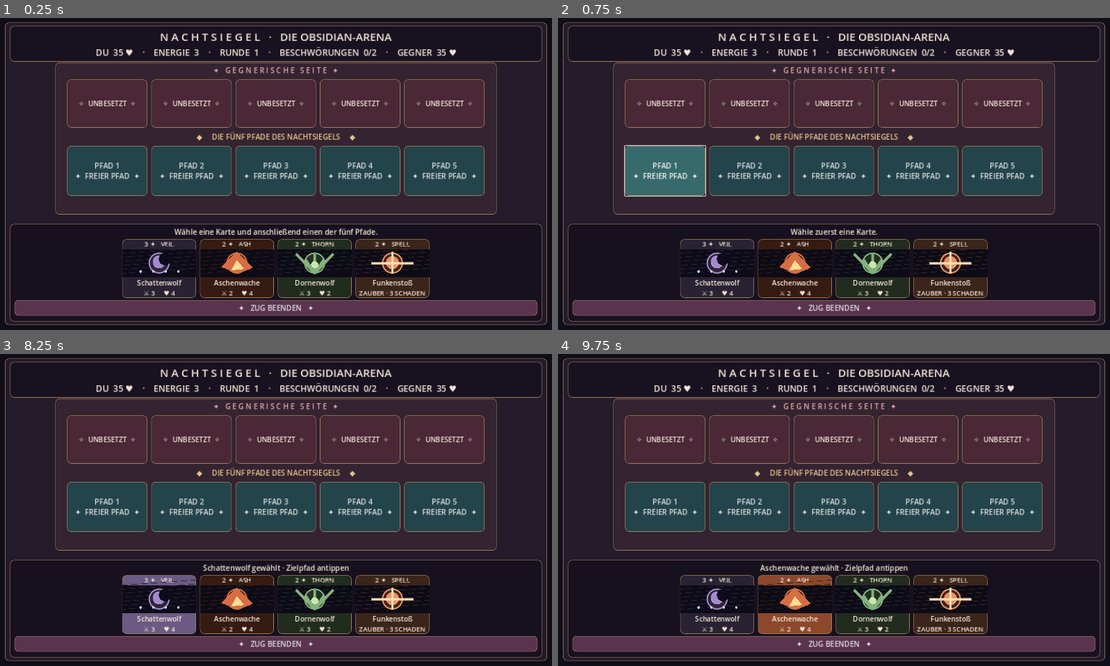
Above: before the commit, frames 1-4 (two rows, left to right).
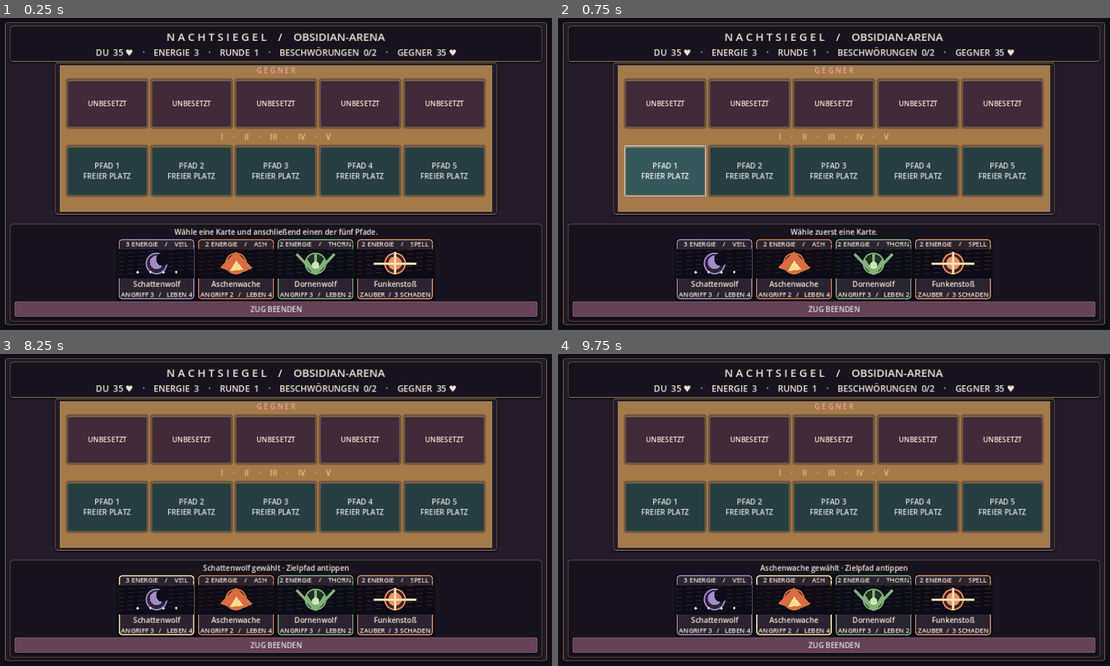
Above: after the commit, the same moments.

Repository: Jagarex-lab/nachtsiegel-app
Game: Godot game, scene res://scenes/arena.tscn
Two runs of this game, one before a commit and one after it. Both use one fixed random seed, a clock stepped at 60 frames per second and the inputs below.
Inputs (mouse positions are in pixels of both pictures, inside the frame that each line leads up to):
- Up to frame 1 (0.25 s): no input
- Up to frame 2 (0.75 s): click (662, 170) at 0.5 s, where only the run before the commit has a clickable "PFAD 1 ✦ FREIER PFAD ✦"
- Up to frame 3 (8.25 s): click (104, 506) at 1.25 s, where only the run after the commit has a clickable "PFAD 1 FREIER PLATZ"; click (193, 506) at 2 s, where only the run before the commit has a clickable "PFAD 2 ✦ FREIER PFAD ✦"; click (193, 506) at 2.75 s, where only the run after the commit has a clickable "PFAD 2 FREIER PLATZ"; click (276, 506) at 3.5 s, where only the run before the commit has a clickable "PFAD 3 ✦ FREIER PFAD ✦"; click (276, 506) at 4.25 s, where only the run after the commit has a clickable "PFAD 3 FREIER PLATZ"; click (358, 506) at 5 s, where only the run before the commit has a clickable "PFAD 4 ✦ FREIER PFAD ✦"; click (358, 506) at 5.75 s, where only the run after the commit has a clickable "PFAD 4 FREIER PLATZ"; click (447, 506) at 6.5 s, where only the run before the commit has a clickable "PFAD 5 ✦ FREIER PFAD ✦"; click (447, 506) at 7.25 s, where only the run after the commit has a clickable "PFAD 5 FREIER PLATZ"; click (160, 603) at 8.02 s
- Up to frame 4 (9.75 s): click (712, 606) at 8.77 s; click (795, 603) at 9.52 s

The runs differ from the first frame. In frame 1, 23% of the frame differs, in the area x 0-100%, y 1-99%; in frame 2, 23%; in frame 3, 24%; in frame 4, 23%.

Commit message:
Refine original card frames, lane borders, typography and mobile visual hierarchy

Diff:
--- a/scripts/arena.gd
+++ b/scripts/arena.gd
@@ -173,13 +173,48 @@
 func _panel(color:Color) -> StyleBoxFlat:
 	var style := StyleBoxFlat.new()
 	style.bg_color = color
-	style.border_color = Color("#aa885d")
+	style.border_color = Color("#a7895e")
+	style.shadow_color = Color(0.02,0.01,0.03,0.55)
+	style.shadow_size = 4
+	style.shadow_offset = Vector2(0,2)
 	style.set_border_width_all(1)
-	style.set_corner_radius_all(9)
+	style.set_corner_radius_all(5)
 	style.content_margin_left = 10
 	style.content_margin_right = 10
 	style.content_margin_top = 6
 	style.content_margin_bottom = 6
+	return style
+
+func _slot_style(friendly:bool, active:bool = false) -> StyleBoxFlat:
+	var style := StyleBoxFlat.new()
+	style.bg_color = Color("#263e42") if friendly else Color("#412b38")
+	if active:
+		style.bg_color = Color("#36585b")
+	style.border_color = Color("#a99169") if active else Color("#76604f")
+	style.set_border_width_all(2)
+	style.border_width_top = 4
+	style.set_corner_radius_all(4)
+	style.shadow_color = Color(0.01,0.01,0.02,0.45)
+	style.shadow_size = 4
+	style.content_margin_left = 5
+	style.content_margin_right = 5
+	style.content_margin_top = 6
+	style.content_margin_bottom = 6
+	return style
+
+func _card_style(accent:Color, active:bool = false) -> StyleBoxFlat:
+	var style := StyleBoxFlat.new()
+	style.bg_color = Color("#2b2430")
+	style.border_color = Color("#ead3a0") if active else accent.lightened(0.18)
+	style.set_border_width_all(3 if active else 2)
+	style.set_corner_radius_all(7)
+	style.shadow_color = Color(0,0,0,0.6)
+	style.shadow_size = 7
+	style.shadow_offset = Vector2(0,3)
+	style.content_margin_left = 6
+	style.content_margin_right = 6
+	style.content_margin_top = 3
+	style.content_margin_bottom = 3
 	return style
 
 func _label(value:String,size:int) -> Label:
@@ -217,10 +252,10 @@
 	header.offset_right = -28
 	header.offset_top = 20
 	header.offset_bottom = 94
-	header.add_theme_stylebox_override("panel", _panel(Color("#17111fe9")))
+	header.add_theme_stylebox_override("panel", _panel(Color("#17131f")))
 	var header_column := VBoxContainer.new()
 	header.add_child(header_column)
-	title_label = _label("N A C H T S I E G E L   ·   DIE OBSIDIAN-ARENA",25)
+	title_label = _label("N A C H T S I E G E L    /    OBSIDIAN-ARENA",25)
 	header_column.add_child(title_label)
 	status_label = _label("",20)
 	header_column.add_child(status_label)
@@ -232,11 +267,17 @@
 	board.offset_right = 508
 	board.offset_top = 104
 	board.offset_bottom = 454
-	board.add_theme_stylebox_override("panel",_panel(Color("#342431")))
+	board.add_theme_stylebox_override("panel",_panel(Color("#211d2a")))
+	var board_gold := ColorRect.new()
+	board_gold.color = Color("#a47a4b")
+	board_gold.mouse_filter = Control.MOUSE_FILTER_IGNORE
+	board.add_child(board_gold)
+	board_gold.set_anchors_and_offsets_preset(Control.PRESET_TOP_WIDE)
+	board_gold.offset_bottom = 3
 	var board_col := VBoxContainer.new()
 	board_col.add_theme_constant_override("separation",9)
 	board.add_child(board_col)
-	var opponent := _label("✦   G E G N E R I S C H E   S E I T E   ✦",17)
+	var opponent := _label("G E G N E R",17)
 	opponent.add_theme_color_override("font_color",Color("#e9a7a2"))
 	board_col.add_child(opponent)
 	var enemy_row := HBoxContainer.new()
@@ -246,14 +287,14 @@
 	for i in LANES:
 		var enemy_slot := PanelContainer.new()
 		enemy_slot.custom_minimum_size = Vector2(185,111)
-		enemy_slot.add_theme_stylebox_override("panel",_panel(Color("#4a2836")))
+		enemy_slot.add_theme_stylebox_override("panel",_slot_style(false))
 		enemy_row.add_child(enemy_slot)
 		var enemy_label := _label("LEER",16)
 		enemy_label.name = "Enemy"
 		enemy_label.set_anchors_and_offsets_preset(Control.PRESET_FULL_RECT)
 		enemy_label.vertical_alignment = VERTICAL_ALIGNMENT_CENTER
 		enemy_slot.add_child(enemy_label)
-	var divider_label := _label("◆     DIE FÜNF PFADE DES NACHTSIEGELS     ◆",17)
+	var divider_label := _label("I     ·     II     ·     III     ·     IV     ·     V",17)
 	divider_label.add_theme_color_override("font_color",Color("#e8c48c"))
 	board_col.add_child(divider_label)
 	var row := HBoxContainer.new()
@@ -264,9 +305,9 @@
 		var lane := Button.new()
 		lane.custom_minimum_size = Vector2(185,115)
 		lane.add_theme_font_size_override("font_size",17)
-		lane.add_theme_stylebox_override("normal",_panel(Color("#23444b")))
-		lane.add_theme_stylebox_override("hover",_panel(Color("#376a6c")))
-		lane.add_theme_stylebox_override("pressed",_panel(Color("#4e8b85")))
+		lane.add_theme_stylebox_override("normal",_slot_style(true))
+		lane.add_theme_stylebox_override("hover",_slot_style(true,true))
+		lane.add_theme_stylebox_override("pressed",_slot_style(true,true))
 		lane.pressed.connect(_choose_lane.bind(i))
 		row.add_child(lane)
 		lane_buttons.append(lane)
@@ -277,7 +318,7 @@
 	bottom.offset_right = -28
 	bottom.offset_top = -244
 	bottom.offset_bottom = -20
-	bottom.add_theme_stylebox_override("panel",_panel(Color("#17111ff5")))
+	bottom.add_theme_stylebox_override("panel",_panel(Color("#17131f")))
 	var column := VBoxContainer.new()
 	column.add_theme_constant_override("separation",5)
 	bottom.add_child(column)
@@ -288,10 +329,10 @@
 	hand_row.add_theme_constant_override("separation",9)
 	column.add_child(hand_row)
 	end_button = Button.new()
-	end_button.text = "✦   ZUG BEENDEN   ✦"
+	end_button.text = "ZUG BEENDEN"
 	end_button.custom_minimum_size = Vector2(260,35)
 	end_button.add_theme_font_size_override("font_size",17)
-	end_button.add_theme_stylebox_override("normal",_panel(Color("#5a344f")))
+	end_button.add_theme_stylebox_override("normal",_panel(Color("#65415a")))
 	end_button.pressed.connect(_end_turn)
 	column.add_child(end_button)
 	landscape_panel = ColorRect.new()
@@ -320,33 +361,33 @@
 func _card_button(index:int) -> Button:
 	var data:Dictionary = CARD_POOL[int(hand[index])]
 	var button := Button.new()
-	button.custom_minimum_size = Vector2(170,135)
+	button.custom_minimum_size = Vector2(174,138)
 	button.text = ""
 	button.disabled = finished or energy < int(data["cost"])
 	var accent := Color(str(data["tint"]))
-	button.add_theme_stylebox_override("normal",_panel(accent.darkened(0.75)))
-	button.add_theme_stylebox_override("hover",_panel(accent.darkened(0.55)))
-	button.add_theme_stylebox_override("pressed",_panel(accent.darkened(0.35)))
+	button.add_theme_stylebox_override("normal",_card_style(accent, index == selected))
+	button.add_theme_stylebox_override("hover",_card_style(accent,true))
+	button.add_theme_stylebox_override("pressed",_card_style(accent,true))
 	if index == selected:
-		button.add_theme_stylebox_override("normal",_panel(accent.darkened(0.35)))
+		button.add_theme_stylebox_override("normal",_card_style(accent,true))
 	var content := VBoxContainer.new()
 	content.mouse_filter = Control.MOUSE_FILTER_IGNORE
 	button.add_child(content)
 	content.set_anchors_and_offsets_preset(Control.PRESET_FULL_RECT)
 	content.add_theme_constant_override("separation",1)
-	var heading := _label("%d ✦   %s" % [int(data["cost"]),str(data["sigil"])],15)
+	var heading := _label("%d ENERGIE    /    %s" % [int(data["cost"]),str(data["sigil"])],15)
 	heading.mouse_filter = Control.MOUSE_FILTER_IGNORE
 	content.add_child(heading)
 	var art := CardVignette.new()
 	art.accent = accent
 	art.archetype = str(data["sigil"])
-	art.custom_minimum_size = Vector2(0,66)
+	art.custom_minimum_size = Vector2(0,70)
 	art.size_flags_vertical = Control.SIZE_EXPAND_FILL
 	content.add_child(art)
-	var name_label := _label(str(data["name"]),16)
+	var name_label := _label(str(data["name"]),17)
 	name_label.mouse_filter = Control.MOUSE_FILTER_IGNORE
 	content.add_child(name_label)
-	var stats := "ZAUBER · %d SCHADEN" % int(data["attack"]) if str(data["kind"]) == "spell" else "⚔ %d     ♥ %d" % [int(data["attack"]),int(data["hp"])]
+	var stats := "ZAUBER  /  %d SCHADEN" % int(data["attack"]) if str(data["kind"]) == "spell" else "ANGRIFF %d   /   LEBEN %d" % [int(data["attack"]),int(data["hp"])]
 	var stats_label := _label(stats,15)
 	stats_label.mouse_filter = Control.MOUSE_FILTER_IGNORE
 	content.add_child(stats_label)
@@ -358,10 +399,10 @@
 		return
 	status_label.text = "DU  %d ♥    ·    ENERGIE  %d    ·    RUNDE  %d    ·    BESCHWÖRUNGEN  %d/2    ·    GEGNER  %d ♥" % [player_hp,energy,round_number,summons,foe_hp]
 	for i in LANES:
-		var ally_str := "✦  FREIER PFAD  ✦" if allies[i] == null else "%s\n⚔ %d     ♥ %d" % [str(allies[i]["name"]),int(allies[i]["attack"]),int(allies[i]["hp"])]
+		var ally_str := "FREIER PLATZ" if allies[i] == null else "%s\n⚔ %d     ♥ %d" % [str(allies[i]["name"]),int(allies[i]["attack"]),int(allies[i]["hp"])]
 		lane_buttons[i].text = "PFAD %d\n%s" % [i+1,ally_str]
 		var enemy_label:Label = lane_buttons[i].get_parent().get_parent().get_child(1).get_child(i).get_node("Enemy")
-		enemy_label.text = "✧  UNBESETZT  ✧" if foes[i] == null else "%s\n⚔ %d     ♥ %d" % [str(foes[i]["name"]),int(foes[i]["attack"]),int(foes[i]["hp"])]
+		enemy_label.text = "UNBESETZT" if foes[i] == null else "%s\n⚔ %d     ♥ %d" % [str(foes[i]["name"]),int(foes[i]["attack"]),int(foes[i]["hp"])]
 	for child in hand_row.get_children():
 		hand_row.remove_child(child)
 		child.queue_free()
